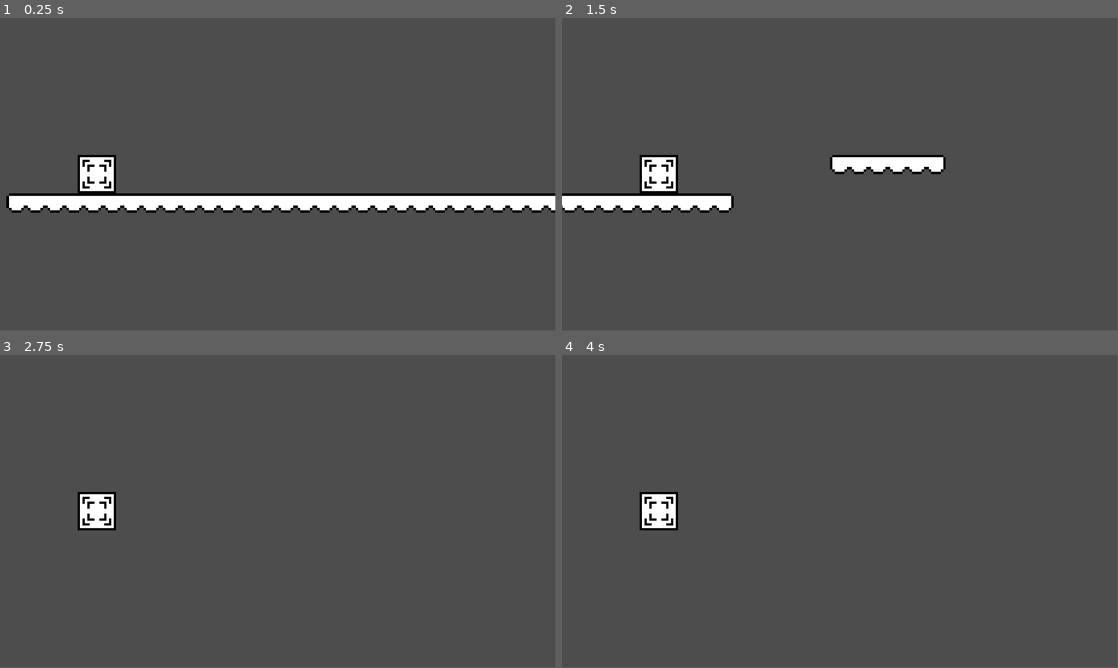
Above: before the commit, frames 1-4 (two rows, left to right).
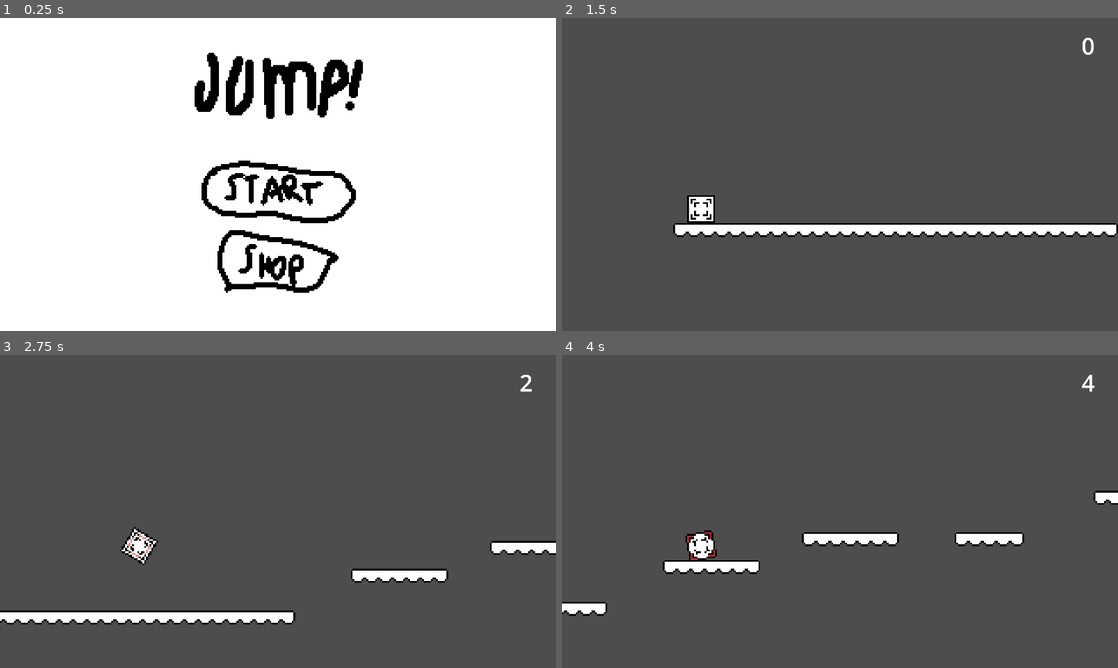
Above: after the commit, the same moments.

Repository: FreiCaneco/geometrydash-godot
Game: Godot game, scene res://main.tscn
Same seed, same stepped clock (60 frames per second), same inputs: the game is played once before the commit and once after it. Before the commit the project starts from res://scenes/game.tscn.
Inputs (mouse positions are in pixels of both pictures, inside the frame that each line leads up to):
- Up to frame 1 (0.25 s): no input
- Up to frame 2 (1.5 s): click (840, 262) at 0.52 s; click (840, 190) at 1.27 s
- Up to frame 3 (2.75 s): tap Space (jump) at 2.1, 2.27, 2.57 s
- Up to frame 4 (4 s): tap Space (jump) at 2.85, 3.02, 3.32, 3.6 s
In our replay, the window is 799x449 before the commit and 800x450 after it. These sizes can differ from the game's own. Grey fills any space a smaller window leaves; there, only what the larger window draws over its background counts as a difference.

The runs differ from the first frame. In frame 1, 95% of the frame differs, in the area x 0-100%, y 0-100%; in frame 2, 7.0%; in frame 3, 4.7%; in frame 4, 3.7%.

Commit message:
Adicionado: Som, Menu Principal, sistema de pulo variável e coyote jump

Diff:
--- /dev/null
+++ b/default_bus_layout.tres
@@ -0,0 +1,11 @@
+[gd_resource type="AudioBusLayout" format=3 uid="uid://cso6k3m87t2i2"]
+
+[resource]
+bus/0/volume_db = -3.5429828
+bus/0/send = &"SFX"
+bus/1/name = &"SFX"
+bus/1/solo = false
+bus/1/mute = false
+bus/1/bypass_fx = false
+bus/1/volume_db = -6.91795
+bus/1/send = &"Master"
--- a/icon.svg
+++ /dev/null
@@ -1 +0,0 @@
-<svg xmlns="http://www.w3.org/2000/svg" width="128" height="128"><rect width="124" height="124" x="2" y="2" fill="#363d52" stroke="#212532" stroke-width="4" rx="14"/><g fill="#fff" transform="translate(12.322 12.322)scale(.101)"><path d="M105 673v33q407 354 814 0v-33z"/><path fill="#478cbf" d="m105 673 152 14q12 1 15 14l4 67 132 10 8-61q2-11 15-15h162q13 4 15 15l8 61 132-10 4-67q3-13 15-14l152-14V427q30-39 56-81-35-59-83-108-43 20-82 47-40-37-88-64 7-51 8-102-59-28-123-42-26 43-46 89-49-7-98 0-20-46-46-89-64 14-123 42 1 51 8 102-48 27-88 64-39-27-82-47-48 49-83 108 26 42 56 81zm0 33v39c0 276 813 276 814 0v-39l-134 12-5 69q-2 10-14 13l-162 11q-12 0-16-11l-10-65H446l-10 65q-4 11-16 11l-162-11q-12-3-14-13l-5-69z"/><path d="M483 600c0 34 58 34 58 0v-86c0-34-58-34-58 0z"/><circle cx="725" cy="526" r="90"/><circle cx="299" cy="526" r="90"/></g><g fill="#414042" transform="translate(12.322 12.322)scale(.101)"><circle cx="307" cy="532" r="60"/><circle cx="717" cy="532" r="60"/></g></svg>
--- /dev/null
+++ b/main.tscn
@@ -0,0 +1,52 @@
+[gd_scene load_steps=4 format=3 uid="uid://dpkj4ce4o4q24"]
+
+[ext_resource type="Script" uid="uid://bksgp33i1cbju" path="res://scripts/main.gd" id="1_lquwl"]
+[ext_resource type="Script" uid="uid://cavkj4knq15ns" path="res://scripts/score.gd" id="2_0xm2m"]
+[ext_resource type="PackedScene" uid="uid://coqkhtl2ga450" path="res://scenes/MainMenuUI.tscn" id="4_lquwl"]
+
+[node name="Main" type="Node2D"]
+script = ExtResource("1_lquwl")
+
+[node name="CanvasLayer" type="CanvasLayer" parent="."]
+
+[node name="Game" type="SubViewportContainer" parent="CanvasLayer"]
+anchors_preset = 15
+anchor_right = 1.0
+anchor_bottom = 1.0
+grow_horizontal = 2
+grow_vertical = 2
+stretch = true
+stretch_shrink = 6
+
+[node name="PixelViewport" type="SubViewport" parent="CanvasLayer/Game"]
+handle_input_locally = false
+canvas_item_default_texture_filter = 0
+size = Vector2i(320, 180)
+render_target_update_mode = 4
+
+[node name="MainMenuUi" parent="CanvasLayer/Game/PixelViewport" instance=ExtResource("4_lquwl")]
+anchors_preset = 8
+anchor_left = 0.5
+anchor_top = 0.5
+anchor_right = 0.5
+anchor_bottom = 0.5
+offset_right = 0.0
+offset_bottom = 0.0
+
+[node name="MarginContainer" type="MarginContainer" parent="CanvasLayer"]
+visible = false
+anchors_preset = 15
+anchor_right = 1.0
+anchor_bottom = 1.0
+grow_horizontal = 2
+grow_vertical = 2
+theme_override_constants/margin_top = 40
+theme_override_constants/margin_right = 80
+
+[node name="Score" type="Label" parent="CanvasLayer/MarginContainer"]
+layout_mode = 2
+size_flags_horizontal = 8
+size_flags_vertical = 0
+theme_override_font_sizes/font_size = 80
+text = "0"
+script = ExtResource("2_0xm2m")
--- a/project.godot
+++ b/project.godot
@@ -11,9 +11,25 @@
 [application]
 
 config/name="geometrydash"
-run/main_scene="uid://dudwhigbnir6n"
+run/main_scene="uid://dpkj4ce4o4q24"
 config/features=PackedStringArray("4.5", "Forward Plus")
-config/icon="res://icon.svg"
+
+[audio]
+
+buses/default_bus_layout=""
+
+[autoload]
+
+Global="*res://scripts/global.gd"
+
+[display]
+
+window/size/viewport_width=1920
+window/size/viewport_height=1080
+window/stretch/mode="viewport"
+window/stretch/aspect="expand"
+window/stretch/scale_mode="integer"
+window/vsync/vsync_mode=0
 
 [input]
 
@@ -23,6 +39,10 @@
 ]
 }
 
+[physics]
+
+common/physics_interpolation=true
+
 [rendering]
 
 textures/canvas_textures/default_texture_filter=0
--- /dev/null
+++ b/scenes/MainMenuUI.tscn
@@ -0,0 +1,97 @@
+[gd_scene load_steps=13 format=3 uid="uid://coqkhtl2ga450"]
+
+[ext_resource type="Texture2D" uid="uid://xrt2txu0n2nu" path="res://assets/RealTitle.png" id="1_d2mlb"]
+[ext_resource type="Script" uid="uid://c7wtsabhsotjs" path="res://scripts/main_menu.gd" id="1_eb6x1"]
+[ext_resource type="Texture2D" uid="uid://jppn5nk0u57j" path="res://assets/title.png" id="2_eb6x1"]
+[ext_resource type="Texture2D" uid="uid://drixmie22nvr0" path="res://assets/title2.png" id="4_moq3k"]
+
+[sub_resource type="StyleBoxTexture" id="StyleBoxTexture_moq3k"]
+texture = ExtResource("2_eb6x1")
+region_rect = Rect2(118, 77, 89, 36)
+
+[sub_resource type="StyleBoxEmpty" id="StyleBoxEmpty_yw6rb"]
+
+[sub_resource type="StyleBoxTexture" id="StyleBoxTexture_eb6x1"]
+texture = ExtResource("4_moq3k")
+region_rect = Rect2(118, 77, 89, 36)
+
+[sub_resource type="StyleBoxEmpty" id="StyleBoxEmpty_moq3k"]
+
+[sub_resource type="StyleBoxTexture" id="StyleBoxTexture_yw6rb"]
+texture = ExtResource("2_eb6x1")
+region_rect = Rect2(120, 116, 70, 36)
+
+[sub_resource type="StyleBoxEmpty" id="StyleBoxEmpty_i0ppl"]
+
+[sub_resource type="StyleBoxTexture" id="StyleBoxTexture_i0ppl"]
+texture = ExtResource("4_moq3k")
+region_rect = Rect2(120, 116, 70, 36)
+
+[sub_resource type="StyleBoxEmpty" id="StyleBoxEmpty_snvka"]
+
+[node name="MainMenuUi" type="Control"]
+layout_mode = 3
+anchor_right = 0.16700001
+anchor_bottom = 0.16700001
+offset_right = -0.64001465
+offset_bottom = -0.36001587
+grow_horizontal = 2
+grow_vertical = 2
+size_flags_horizontal = 4
+size_flags_vertical = 4
+script = ExtResource("1_eb6x1")
+
+[node name="ColorRect" type="ColorRect" parent="."]
+custom_minimum_size = Vector2(320, 180)
+layout_mode = 1
+anchors_preset = 15
+anchor_right = 1.0
+anchor_bottom = 1.0
+grow_horizontal = 2
+grow_vertical = 2
+
+[node name="VBoxContainer" type="VBoxContainer" parent="ColorRect"]
+layout_mode = 1
+anchors_preset = 8
+anchor_left = 0.5
+anchor_top = 0.5
+anchor_right = 0.5
+anchor_bottom = 0.5
+offset_left = -48.0
+offset_top = -70.0
+offset_right = 49.0
+offset_bottom = 68.0
+grow_horizontal = 2
+grow_vertical = 2
+theme_override_constants/separation = 24
+
+[node name="TextureRect" type="TextureRect" parent="ColorRect/VBoxContainer"]
+layout_mode = 2
+texture = ExtResource("1_d2mlb")
+
+[node name="VBoxContainer" type="VBoxContainer" parent="ColorRect/VBoxContainer"]
+layout_mode = 2
+size_flags_horizontal = 4
+size_flags_vertical = 4
+
+[node name="Start" type="Button" parent="ColorRect/VBoxContainer/VBoxContainer"]
+custom_minimum_size = Vector2(89, 36)
+layout_mode = 2
+size_flags_horizontal = 4
+size_flags_vertical = 6
+theme_override_styles/normal = SubResource("StyleBoxTexture_moq3k")
+theme_override_styles/pressed = SubResource("StyleBoxEmpty_yw6rb")
+theme_override_styles/hover = SubResource("StyleBoxTexture_eb6x1")
+theme_override_styles/focus = SubResource("StyleBoxEmpty_moq3k")
+
+[node name="Shop" type="Button" parent="ColorRect/VBoxContainer/VBoxContainer"]
+custom_minimum_size = Vector2(70, 36)
+layout_mode = 2
+size_flags_horizontal = 4
+size_flags_vertical = 6
+theme_override_styles/normal = SubResource("StyleBoxTexture_yw6rb")
+theme_override_styles/pressed = SubResource("StyleBoxEmpty_i0ppl")
+theme_override_styles/hover = SubResource("StyleBoxTexture_i0ppl")
+theme_override_styles/focus = SubResource("StyleBoxEmpty_snvka")
+
+[connection signal="pressed" from="ColorRect/VBoxContainer/VBoxContainer/Start" to="." method="_on_start_pressed"]
--- a/scenes/game.tscn
+++ b/scenes/game.tscn
@@ -43,8 +43,7 @@
 position = Vector2(-105, 26)
 
 [node name="Camera2D" type="Camera2D" parent="Player"]
-position = Vector2(75, 0)
-zoom = Vector2(5, 5)
+position = Vector2(80, -20)
 
 [node name="Ground" type="TileMapLayer" parent="."]
 position = Vector2(-89, 34)
--- a/scenes/player.tscn
+++ b/scenes/player.tscn
@@ -1,17 +1,97 @@
-[gd_scene load_steps=4 format=3 uid="uid://ci2awlbdi80vt"]
+[gd_scene load_steps=10 format=3 uid="uid://ci2awlbdi80vt"]
 
 [ext_resource type="Texture2D" uid="uid://d1k35f7xugyl5" path="res://assets/quadrado.png" id="1_3vyb7"]
 [ext_resource type="Script" uid="uid://bws1t3iq5fcsq" path="res://scripts/player.gd" id="1_g2els"]
+[ext_resource type="AudioStream" uid="uid://wdlf3ij267mx" path="res://assets/sound/pulo1.wav" id="3_qhqgy"]
+[ext_resource type="AudioStream" uid="uid://gio3ipibbu0r" path="res://assets/sound/pulo2.wav" id="3_qlg0r"]
+[ext_resource type="AudioStream" uid="uid://x0xw0dfvw0w4" path="res://assets/sound/pulo3.wav" id="4_tuyoq"]
 
 [sub_resource type="RectangleShape2D" id="RectangleShape2D_3vyb7"]
 size = Vector2(16, 16)
 
+[sub_resource type="Animation" id="Animation_g2els"]
+resource_name = "Jump"
+length = 0.4
+tracks/0/type = "value"
+tracks/0/imported = false
+tracks/0/enabled = true
+tracks/0/path = NodePath("Sprite2D:frame")
+tracks/0/interp = 1
+tracks/0/loop_wrap = true
+tracks/0/keys = {
+"times": PackedFloat32Array(0, 0.1, 0.20000002, 0.3, 0.4),
+"transitions": PackedFloat32Array(1, 1, 1, 1, 1),
+"update": 1,
+"values": [1, 2, 3, 4, 0]
+}
+tracks/1/type = "value"
+tracks/1/imported = false
+tracks/1/enabled = true
+tracks/1/path = NodePath("Sprite2D:rotation")
+tracks/1/interp = 1
+tracks/1/loop_wrap = true
+tracks/1/keys = {
+"times": PackedFloat32Array(0, 0.4),
+"transitions": PackedFloat32Array(1, 1),
+"update": 0,
+"values": [0.0, 1.5707964]
+}
+
+[sub_resource type="Animation" id="Animation_qhqgy"]
+length = 0.001
+tracks/0/type = "value"
+tracks/0/imported = false
+tracks/0/enabled = true
+tracks/0/path = NodePath("Sprite2D:frame")
+tracks/0/interp = 1
+tracks/0/loop_wrap = true
+tracks/0/keys = {
+"times": PackedFloat32Array(0),
+"transitions": PackedFloat32Array(1),
+"update": 1,
+"values": [0]
+}
+tracks/1/type = "value"
+tracks/1/imported = false
+tracks/1/enabled = true
+tracks/1/path = NodePath("Sprite2D:rotation")
+tracks/1/interp = 1
+tracks/1/loop_wrap = true
+tracks/1/keys = {
+"times": PackedFloat32Array(0),
+"transitions": PackedFloat32Array(1),
+"update": 0,
+"values": [0.0]
+}
+
+[sub_resource type="AnimationLibrary" id="AnimationLibrary_dqkch"]
+_data = {
+&"Jump": SubResource("Animation_g2els"),
+&"RESET": SubResource("Animation_qhqgy")
+}
+
 [node name="Player" type="CharacterBody2D"]
+physics_interpolation_mode = 1
 script = ExtResource("1_g2els")
+jump_sfxs = Array[AudioStreamWAV]([ExtResource("3_qhqgy"), ExtResource("3_qlg0r"), ExtResource("4_tuyoq")])
+speed = 120
 
 [node name="Sprite2D" type="Sprite2D" parent="."]
+texture_filter = 1
 texture = ExtResource("1_3vyb7")
 hframes = 5
 
 [node name="CollisionShape2D" type="CollisionShape2D" parent="."]
 shape = SubResource("RectangleShape2D_3vyb7")
+
+[node name="AnimationPlayer" type="AnimationPlayer" parent="."]
+libraries = {
+&"": SubResource("AnimationLibrary_dqkch")
+}
+
+[node name="sfx_jump" type="AudioStreamPlayer" parent="."]
+stream = ExtResource("3_qhqgy")
+
+[node name="coyote_timer" type="Timer" parent="."]
+wait_time = 0.15
+one_shot = true
--- /dev/null
+++ b/scripts/game.gd
@@ -0,0 +1,4 @@
+extends Node2D
+
+func _on_difficulty_timer_timeout() -> void:
+	Global.change_difficulty()
--- /dev/null
+++ b/scripts/global.gd
@@ -0,0 +1,13 @@
+extends Node
+
+var score: int = 0
+
+# Difficulty Attributtes/Methods
+signal difficulty_changed()
+var rng = RandomNumberGenerator.new()
+
+func change_difficulty() -> void:
+	difficulty_changed.emit()
+
+# Buttons Attributtes/Methods
+signal button_pressed(id: String)
--- a/scripts/ground_gen.gd
+++ b/scripts/ground_gen.gd
@@ -1,11 +1,14 @@
 extends TileMapLayer
 
-var rng = RandomNumberGenerator.new()
 var tilesCoords = PackedVector2Array()
 var last_tile: Vector2i
 
+@export var rendering_distance = 640
+
+@onready var player: CharacterBody2D = $"../Player"
+
 func _ready() -> void:
-	rng.randomize()
+	Global.rng.randomize()
 
 	# Gera a plataforma inicial
 	for i in range(-2,30):
@@ -18,13 +21,17 @@
 	tilesCoords.clear()
 	generateMap()
 
+func _process(delta: float) -> void:
+	if player.global_position.x - map_to_local(last_tile).x < rendering_distance:
+		generateMap()
+
 func generateMap() -> void:
-	var platform_height_difference := rng.randi_range(-5,5)
-	var distance_between_platforms := rng.randi_range(4,7)
+	var platform_height_difference := Global.rng.randi_range(-5,5)
+	var distance_between_platforms := Global.rng.randi_range(4,7)
 	var _first_tile: Vector2i = last_tile + Vector2i(distance_between_platforms, platform_height_difference)
 	tilesCoords.append(_first_tile)
 
-	var _platform_length := rng.randi_range(2,6)
+	var _platform_length := Global.rng.randi_range(3,8)
 	for i in range(_platform_length):
 		var _platform_tile = Vector2i(_first_tile.x + i + 1, _first_tile.y)
 		tilesCoords.append(_platform_tile)
@@ -32,3 +39,4 @@
 			last_tile = Vector2i(_first_tile.x + i + 1, _first_tile.y)
 
 	set_cells_terrain_path(tilesCoords,0,0)
+	tilesCoords.clear()
--- /dev/null
+++ b/scripts/main.gd
@@ -0,0 +1,28 @@
+extends Node
+
+var game = preload("uid://dudwhigbnir6n")
+@onready var margin_container: MarginContainer = $CanvasLayer/MarginContainer
+@onready var pixel_viewport: SubViewport = $CanvasLayer/Game/PixelViewport
+@onready var main_menu_ui: Control = $CanvasLayer/Game/PixelViewport/MainMenuUi
+
+func _ready() -> void:
+	Global.button_pressed.connect(_on_global_button_pressed)
+	margin_container.visible = false
+
+func _on_global_button_pressed(id: String):
+	match id:
+		"PlayButton":
+			change_main_scene(game)
+			main_menu_ui.visible = false
+			margin_container.visible = true
+
+func change_main_scene(scene_resource: PackedScene):
+	for child in pixel_viewport.get_children():
+		if child is CanvasLayer or child is Control:
+			continue
+
+		child.queue_free()
+
+	var new_scene = scene_resource.instantiate()
+
+	pixel_viewport.add_child(new_scene)
--- /dev/null
+++ b/scripts/main_menu.gd
@@ -0,0 +1,4 @@
+extends Control
+
+func _on_start_pressed() -> void:
+	Global.button_pressed.emit("PlayButton")
--- a/scripts/player.gd
+++ b/scripts/player.gd
@@ -1,22 +1,36 @@
 extends CharacterBody2D
 
-const SPEED = 150
-const JUMP_VELOCITY = -275;
-var isAlive := true
+@onready var anim: AnimationPlayer = $AnimationPlayer
+@onready var jump_sfx_player: AudioStreamPlayer  = $sfx_jump
+@export var jump_sfxs: Array[AudioStreamWAV] = []
+@onready var coyote_timer: Timer = $coyote_timer
 
+@export var speed: int = 60
+@export var JUMP_VELOCITY = -350;
+@export var jump_cutoff_multiplier: float = 0.4
 var gravity = ProjectSettings.get_setting("physics/2d/default_gravity");
 
-func _init() -> void:
-	pass
+var can_jump: bool
 
 func _physics_process(delta: float) -> void:
-
 	if not is_on_floor():
 		velocity.y += gravity * delta
+	else:
+		if coyote_timer.is_stopped():
+			coyote_timer.start()
 
-	if Input.is_action_just_pressed("jump") and is_on_floor():
+	can_jump = is_on_floor() or coyote_timer.time_left > 0
+
+	if velocity.y < 0 and Input.is_action_just_released("jump"):
+		velocity.y *= jump_cutoff_multiplier
+
+	if Input.is_action_just_pressed("jump") and can_jump:
+		coyote_timer.stop()
+		jump_sfx_player.stream = jump_sfxs[randi_range(0,jump_sfxs.size() - 1)]
+		jump_sfx_player.play()
 		velocity.y = JUMP_VELOCITY
+		Global.score += 1
+		anim.play("Jump")
 
-	velocity.x = SPEED * 1
-
-	move_and_slide();
+	velocity.x = speed * 1
+	move_and_slide()
--- /dev/null
+++ b/scripts/score.gd
@@ -0,0 +1,4 @@
+extends Label
+
+func _process(delta: float) -> void:
+	text = str(Global.score)
Binary file added: assets/Menu.aseprite
Binary file added: assets/RealTitle.aseprite
Binary file added: assets/RealTitle.png
Not shown, added: assets/RealTitle.png.import
Not shown, added: assets/sound/music.wav.import
Not shown, added: assets/sound/pulo1.wav.import
Not shown, added: assets/sound/pulo2.wav.import
Not shown, added: assets/sound/pulo3.wav.import
Binary file added: assets/title.aseprite
Binary file added: assets/title.png
Not shown, added: assets/title.png.import
Binary file added: assets/title2.png
(and 12 more such lines)
